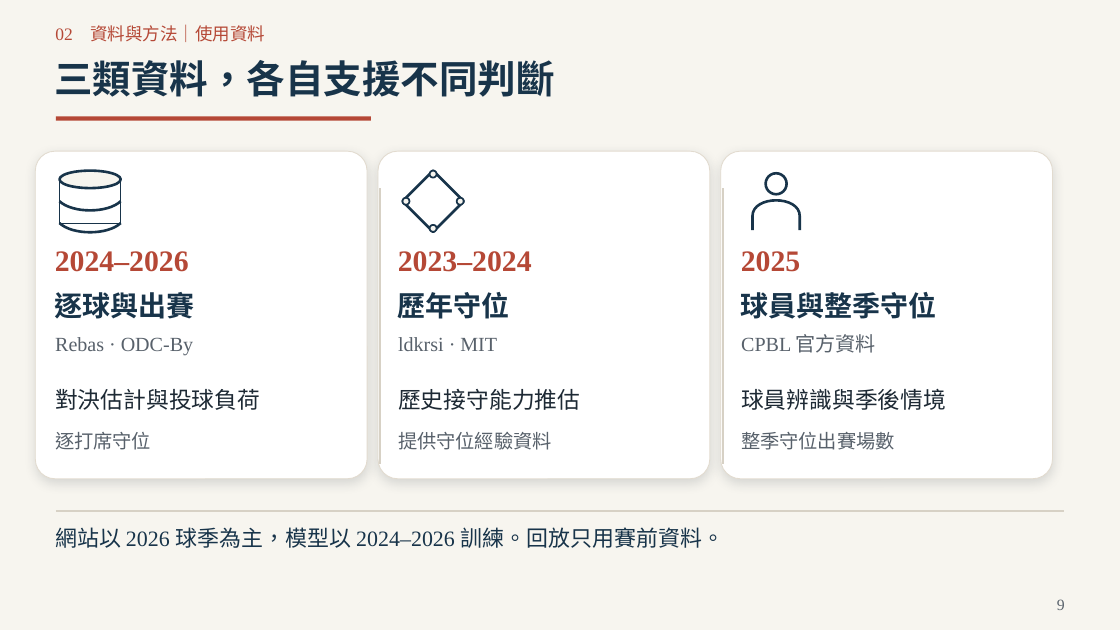
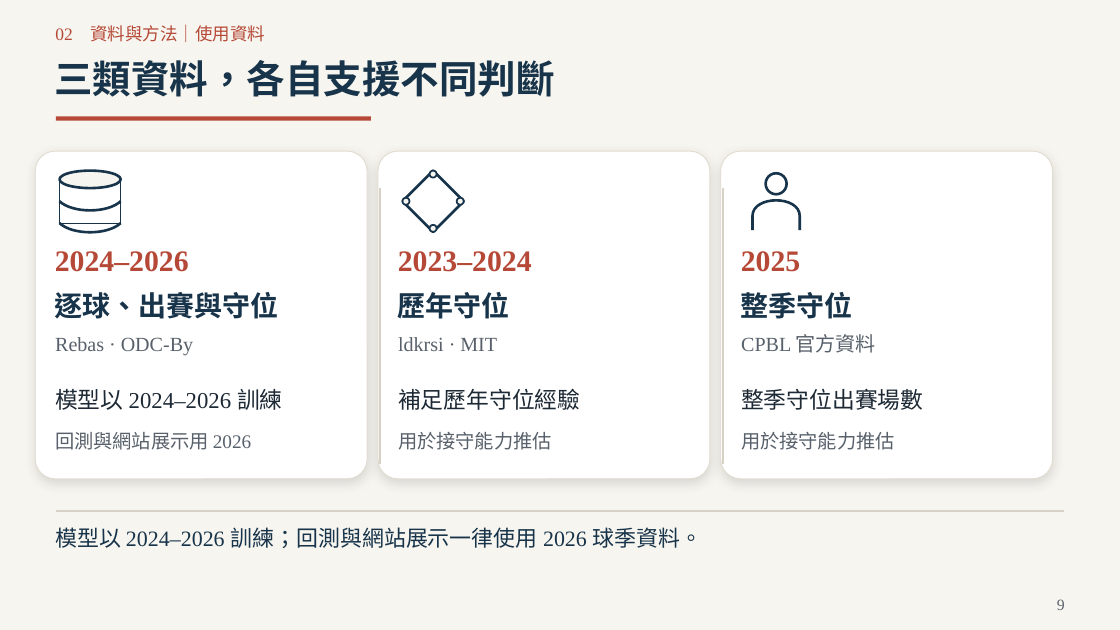
Before and after one commit to Da-Xiong-Chen/baseball_project, a slide deck: slide 9 of presentations/competition-2026/sync-20261115/一球兩面_臨場用人決策_2026球季版_38頁.pptx. Drawn at 1120x630 pixels with LibreOffice and Linux fonts; fonts in the diff are those of the drawing. Boxes give left, top, right and bottom in pixels: in the first picture for what was removed or moved away, otherwise in the second. Text is boxed around its words. In the diff, an @@ line names an element or a change of style, - is before the commit and + after.

Commit message:
簡報：章節頁移除深藍色塊；資料頁與驗證頁改以 2026 回測與展示說明

```diff
--- a/presentations/competition-2026/sync-20261115/一球兩面_臨場用人決策_2026球季版_38頁.pptx
+++ b/presentations/competition-2026/sync-20261115/一球兩面_臨場用人決策_2026球季版_38頁.pptx
@@ text at box(55, 292, 279, 319): text changed @@
-逐球與出賽
+逐球、出賽與守位
@@ text at box(741, 292, 853, 319): text changed @@
-球員與整季守位
+整季守位
@@ text at box(55, 389, 283, 410): text changed @@
-對決估計與投球負荷
+模型以 2024–2026 訓練
@@ text at box(398, 388, 580, 410): text changed @@
-歷史接守能力推估
+補足歷年守位經驗
@@ text "整季守位出賽場數": place and size @@
-text "整季守位出賽場數" at box(741, 432, 894, 450)
+text "整季守位出賽場數" at box(741, 389, 923, 410)
@@ text "整季守位出賽場數" at box(741, 389, 923, 410): size 16.5 to 19.5 pt, text colour #58616B to #1D2934 @@
@@ text removed at box(741, 389, 946, 410) @@
-球員辨識與季後情境
@@ text at box(55, 432, 251, 450): text changed @@
-逐打席守位
+回測與網站展示用 2026
@@ text at box(398, 432, 551, 450): text changed @@
-提供守位經驗資料
+用於接守能力推估
@@ text added at box(741, 432, 894, 450), 16.5 pt, text #58616B @@
+用於接守能力推估
@@ text at box(55, 527, 702, 548): text changed @@
-網站以 2026 球季為主，模型以 2024–2026 訓練。回放只用賽前資料。
+模型以 2024–2026 訓練；回測與網站展示一律使用 2026 球季資料。
```
Also in this commit, not shown: 5 other slides changed, 1 other file.
